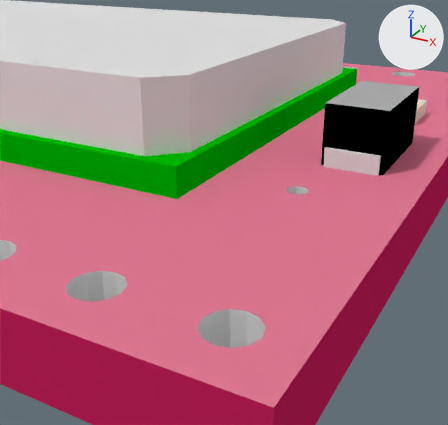
One commit to the Blender file products/12579/geometry_edit_blender/RN41-v14.blend: the scene before it, then after it.
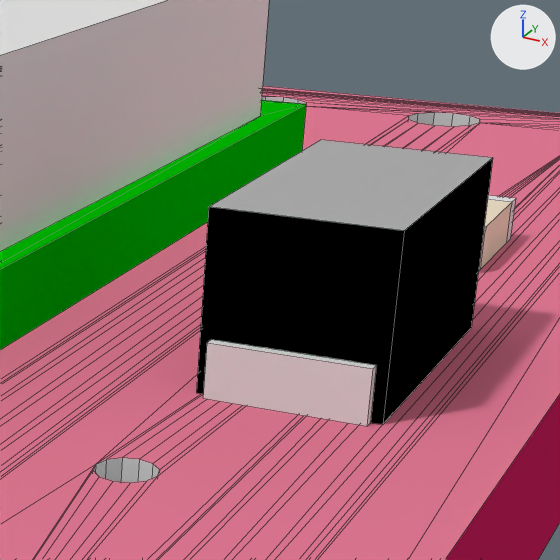
Each version is shown from a 50 mm camera at (27.77, -5.58, 6.06) aimed at (20.53, 7.59, -0.53), then close up on the part from 57% to 99% of the width and 8% to 52% of the height. Every picture has the same lights, and +X, +Y and +Z are marked at upper right. The close-ups show mesh edges as thin lines.

In view in the first close-up: 'Mesh1 pcbgroup Model', 'Mesh2 G_0603_CAP1 Model', 'Mesh3 EIA3216_1 Model', 'Mesh4 RN41_1 Model'.
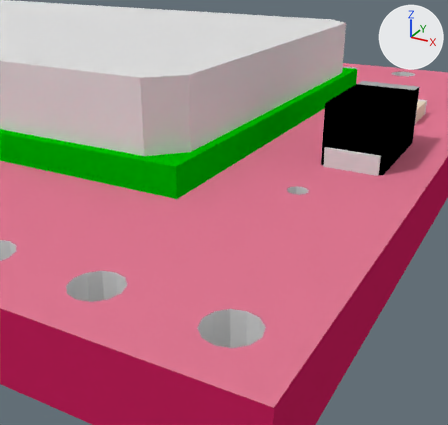
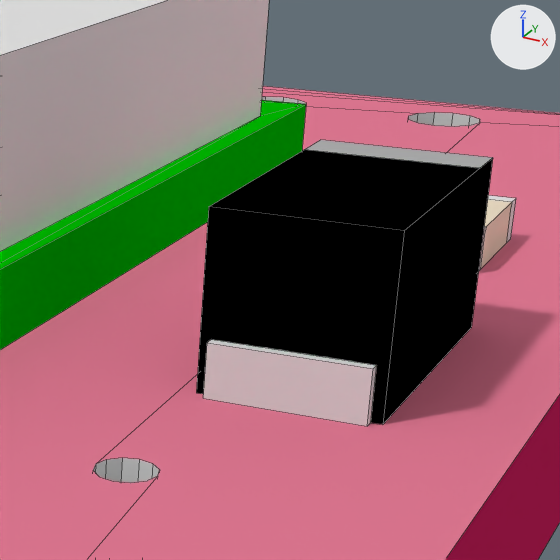
Where the change shows, as pixel boxes (x1, y1, x2, y2) in the close-ups (560 x 560 px; the box of a moved part takes in the faces that stretch with it):
part 1 of me_mesh3_eia3216_1_model, moved or reshaped
    both: (209, 140, 493, 424)

The edits, one by one:
me_mesh3_eia3216_1_model has 24 vertices, 18 faces and spans x 22.69..24.3, y 0.8..2.4, z -11.89..-8.69.
me_mesh3_eia3216_1_model is used by ob_mesh3_eia3216_1_model.
Verts and faces of me_mesh3_eia3216_1_model; kept vertices keep their numbers, new ones are numbered from 24.
Before the commit, vertices of me_mesh3_eia3216_1_model: 6 (24.3, 2.4, -8.79) at pixel (404, 230), 7 (22.69, 2.4, -8.79) at pixel (208, 206), 8 (22.69, 0.8, -8.79) at pixel (196, 393), 10 (24.3, 0.8, -8.79) at pixel (382, 424), 11 (24.3, 2.4, -11.79) at pixel (492, 157).
Before the commit, vertices of me_mesh3_eia3216_1_model: 12 (22.69, 2.4, -11.79) at pixel (320, 139), 13 (24.3, 0.8, -11.79) at pixel (471, 327), 14 (22.69, 0.8, -11.79).
Part 1, on me_mesh3_eia3216_1_model:
Faces deleted: (6, 10, 13, 11), (7, 12, 14, 8), (6, 11, 12, 7).
New vertex 24 is at (24.3, 2.4, -11.29), pixel (479, 168).
New vertex 25 is at (22.69, 2.4, -11.29), pixel (304, 149).
New faces: (6, 24, 25, 7), (6, 10, 13, 11, 24), (7, 25, 12, 14, 8) (mat_m_0137_black (black #000000)).
New faces: (11, 12, 25, 24) (mat_m_0134_dimgray (grey #acacac)).
